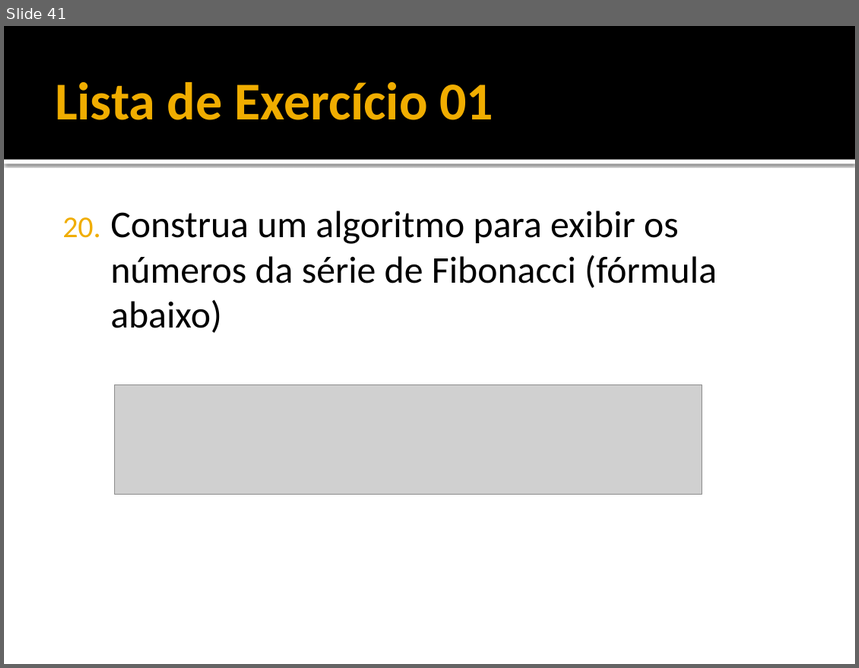
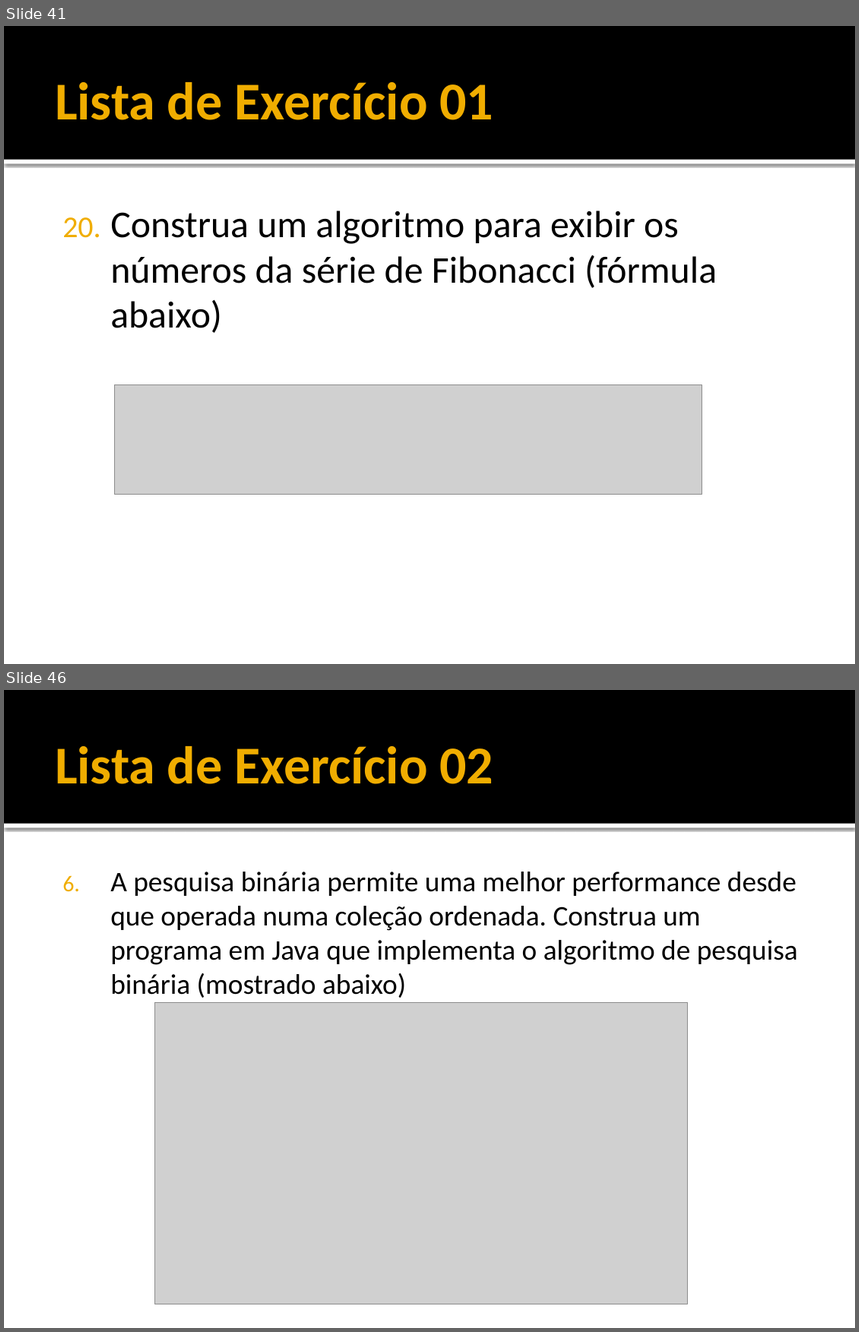
Before and after one commit to filosofisto/cpb-treinamento, a slide deck: Fundamentos/Fundamentos - Java Basico.pptx. Shown one above the other, each under a label of ours: slide 41 before the commit, slides 41 and 46 after it; the slides between them are not shown. The pictures are 859x668 and 859x1332 pixels, drawn with LibreOffice and Linux fonts; fonts in the diff are those of the drawing; grey boxes stand for pictures. Boxes give left, top, right and bottom in pixels: in the first picture for what was removed or moved away, otherwise in the second. Text is boxed around its words. In the diff, an @@ line names an element or a change of style, - is before the commit and + after.

Commit message:
Lista 02
.

```diff
--- a/Fundamentos/Fundamentos - Java Basico.pptx
+++ b/Fundamentos/Fundamentos - Java Basico.pptx
@@ slide 46 added at (x1=4, y1=690, x2=855, y2=1328), background #FFFFFF; not listed: 2 template elements that a slide beside it also shows @@
@@ title added at (x1=55, y1=746, x2=493, y2=784), 45 pt, text #F0AD00, bold @@
+Lista de Exercício 02
@@ text added at (x1=110, y1=872, x2=798, y2=998), 24 pt, text #000000 @@
+6. A pesquisa binária permite uma melhor performance desde que operada numa coleção ordenada. Construa um programa em Java que implementa o algoritmo de pesquisa binária (mostrado abaixo)
@@ picture added at (x1=154, y1=1002, x2=687, y2=1305) @@
```
Also in this commit, not shown: 3 slides changed, 4 other slides added, 1 other file.
